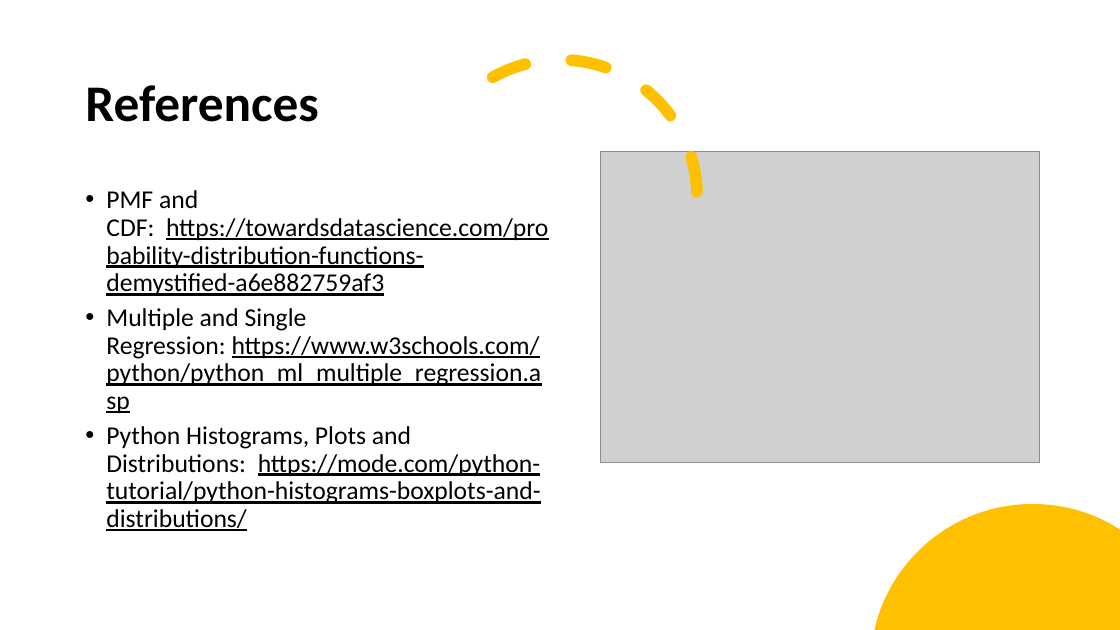
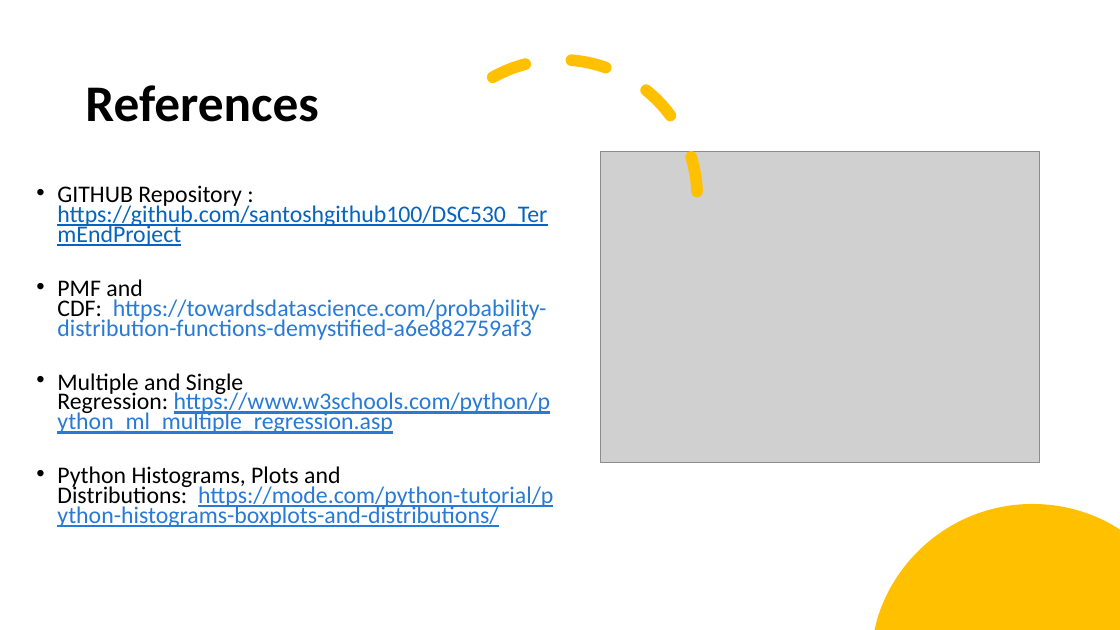
Before and after one commit to santoshgithub100/DSC530_TermEndProject, a slide deck: slide 21 of DC530 Term End Project.pptx. Drawn at 1120x630 pixels with LibreOffice and Linux fonts; fonts in the diff are those of the drawing; grey boxes stand for pictures. Boxes give left, top, right and bottom in pixels: in the first picture for what was removed or moved away, otherwise in the second. Text is boxed around its words. In the diff, an @@ line names an element or a change of style, - is before the commit and + after.

Commit message:
Updated the GITHUB references

```diff
--- a/DC530 Term End Project.pptx
+++ b/DC530 Term End Project.pptx
@@ text "GITHUB Repository : https://github.com/santoshgithub100/DSC5 ...": place and size @@
-text "GITHUB Repository : https://github.com/santoshgithub100/DSC5 ..." at (106,190,548,531)
+text "GITHUB Repository : https://github.com/santoshgithub100/DSC5 ..." at (57,185,553,527)
@@ text at (57,185,547,229): paragraph added @@
+• GITHUB Repository : https://github.com/santoshgithub100/DSC530_TermEndProject
@@ text at (57,279,553,527): size 22 to 20.4 pt in "PMF and CDF: https://towardsdatascience.com/probability-dist ...", "Multiple and Single Regression: https://www.w3schools.com/py ...", "Python Histograms, Plots and Distributions: https://mode.com ..."; text colour #000000 to #287AD7 in "https://towardsdatascience.com/probability-distribution-func ...", "https://www.w3schools.com/python/python_ml_multiple_regressi ...", "https://mode.com/python-tutorial/python-histograms-boxplots- ..."; underline off in "https://towardsdatascience.com/probability-distribution-func ..."; line spacing 0.9 to 0.7 @@
```
Also in this commit, not shown: 1 other slide changed.
